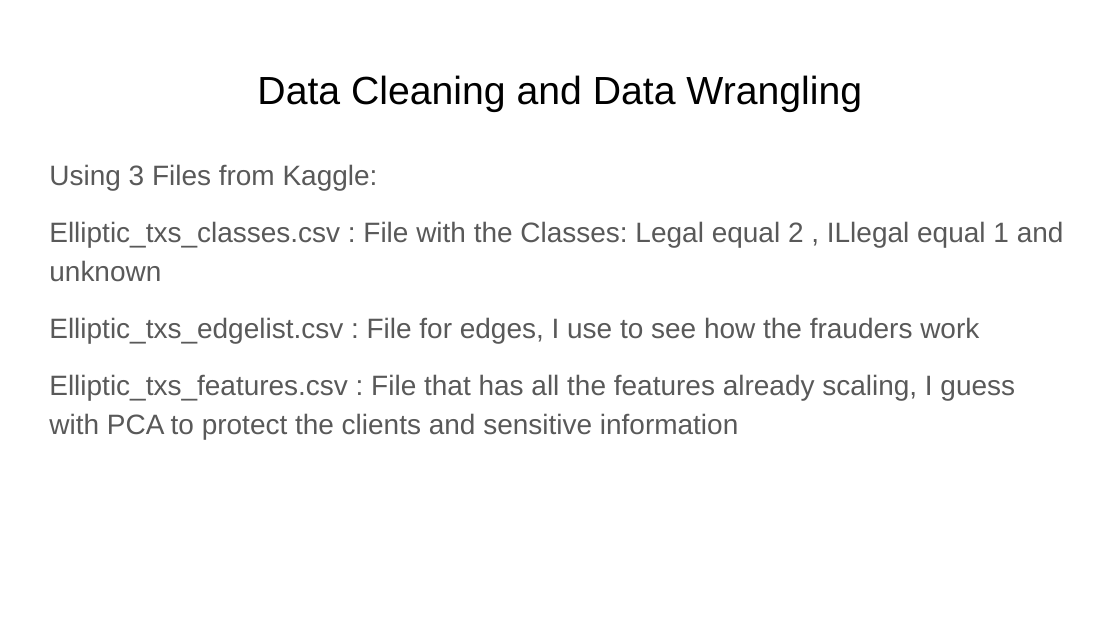
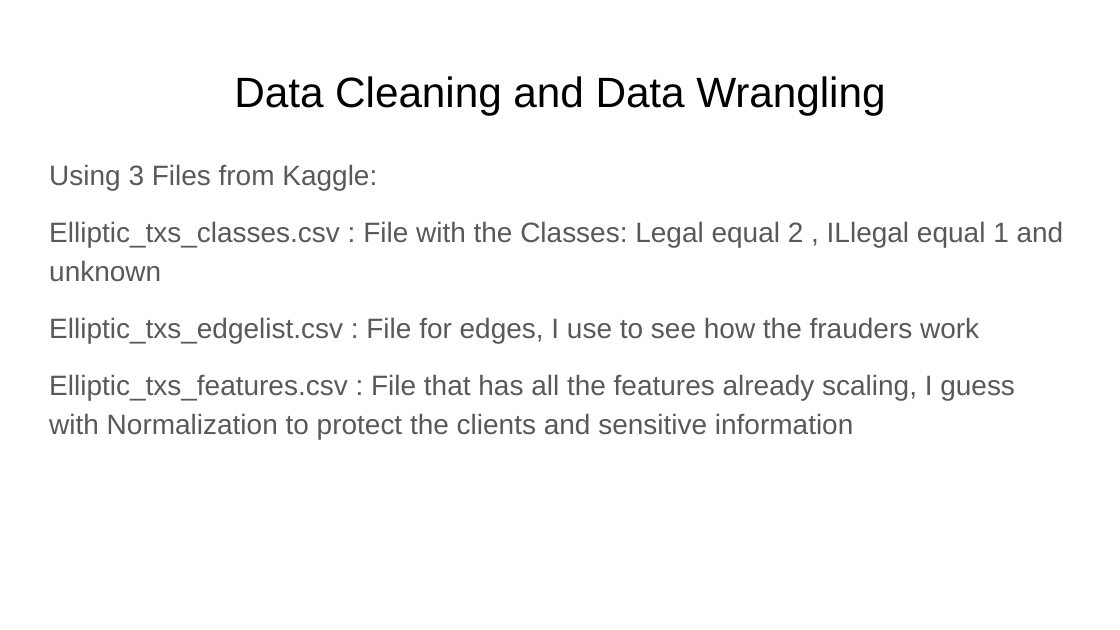
Before and after one commit to GuyenSoto/BTC, a slide deck: slide 3 of DOCS/Capstone3_BTC_FDS_Guyen_Soto.pptx. Drawn at 1120x630 pixels with LibreOffice and Linux fonts; fonts in the diff are those of the drawing. Boxes give left, top, right and bottom in pixels: in the first picture for what was removed or moved away, otherwise in the second. Text is boxed around its words. In the diff, an @@ line names an element or a change of style, - is before the commit and + after.

```diff
--- a/DOCS/Capstone3_BTC_FDS_Guyen_Soto.pptx
+++ b/DOCS/Capstone3_BTC_FDS_Guyen_Soto.pptx
@@ text "Data Cleaning and Data Wrangling" at [234, 76, 885, 116]: size 25.2 to 27.2 pt @@
@@ text at [49, 374, 1015, 439]: text changed @@
-Elliptic_txs_features.csv : File that has all the features already scaling, I guess with PCA to protect the clients and sensitive information
+Elliptic_txs_features.csv : File that has all the features already scaling, I guess with Normalization to protect the clients and sensitive information
```
Also in this commit, not shown: 8 other slides changed, 2 other files.
